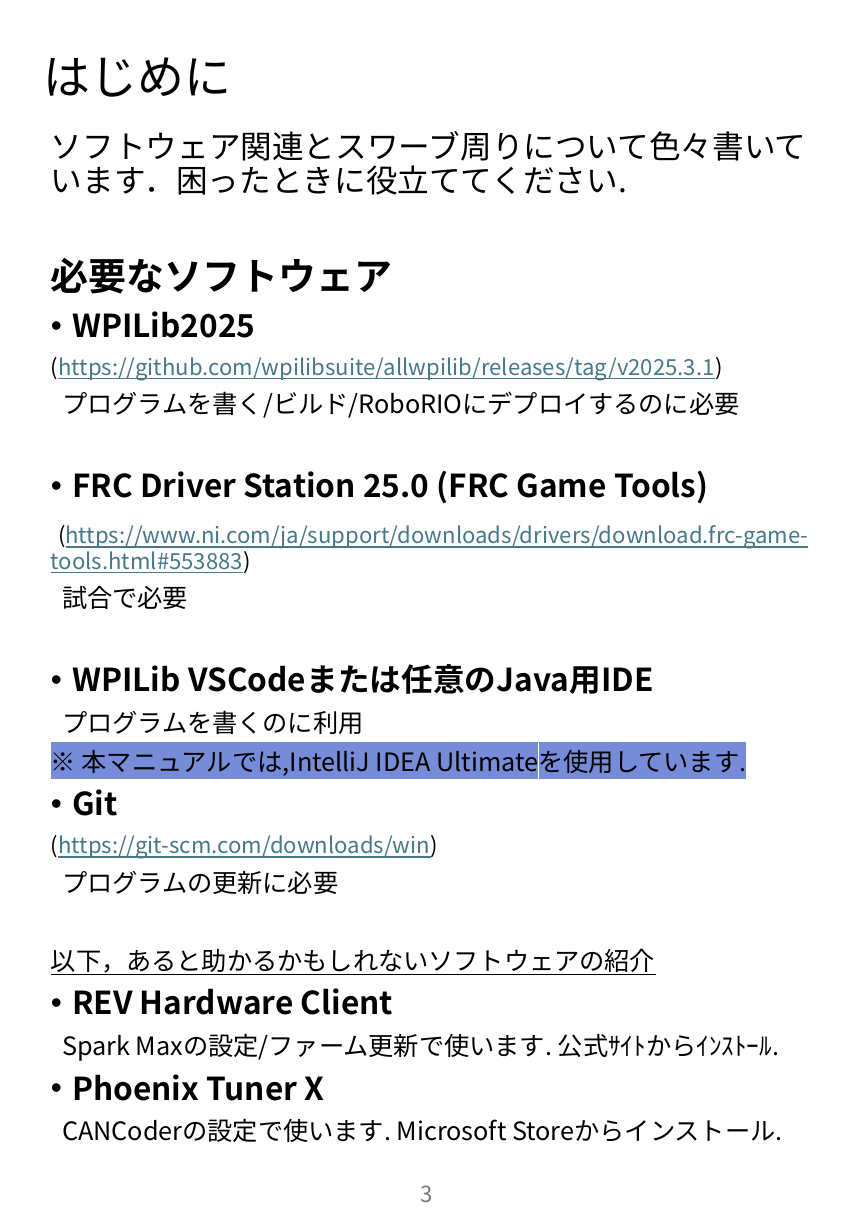
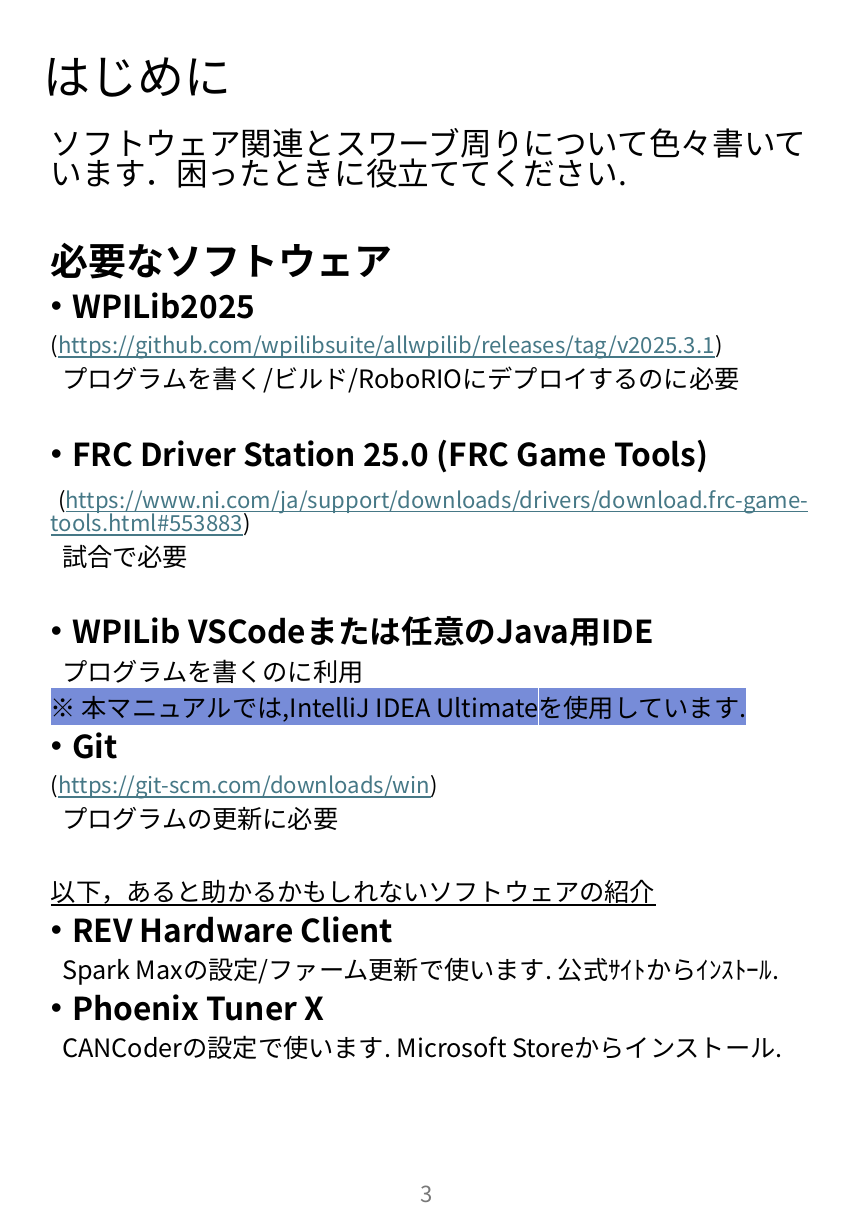
Before and after one commit to poc-nonprofit/FRC-Software-Documentation, a slide deck: slide 3 of FRC Software Documentation.pptx. Drawn at 853x1232 pixels with LibreOffice and Linux fonts; fonts in the diff are those of the drawing. Boxes give left, top, right and bottom in pixels: in the first picture for what was removed or moved away, otherwise in the second. Text is boxed around its words. In the diff, an @@ line names an element or a change of style, - is before the commit and + after.

```diff
--- a/FRC Software Documentation.pptx
+++ b/FRC Software Documentation.pptx
@@ text "ソフトウェア関連とスワーブ周りについて色々書いています．困ったときに役立ててください." at (x1=51, y1=128, x2=808, y2=1059): line spacing 0.9 to 0.8 @@
```
Also in this commit, not shown: 1 other slide changed, 3 slides added.
